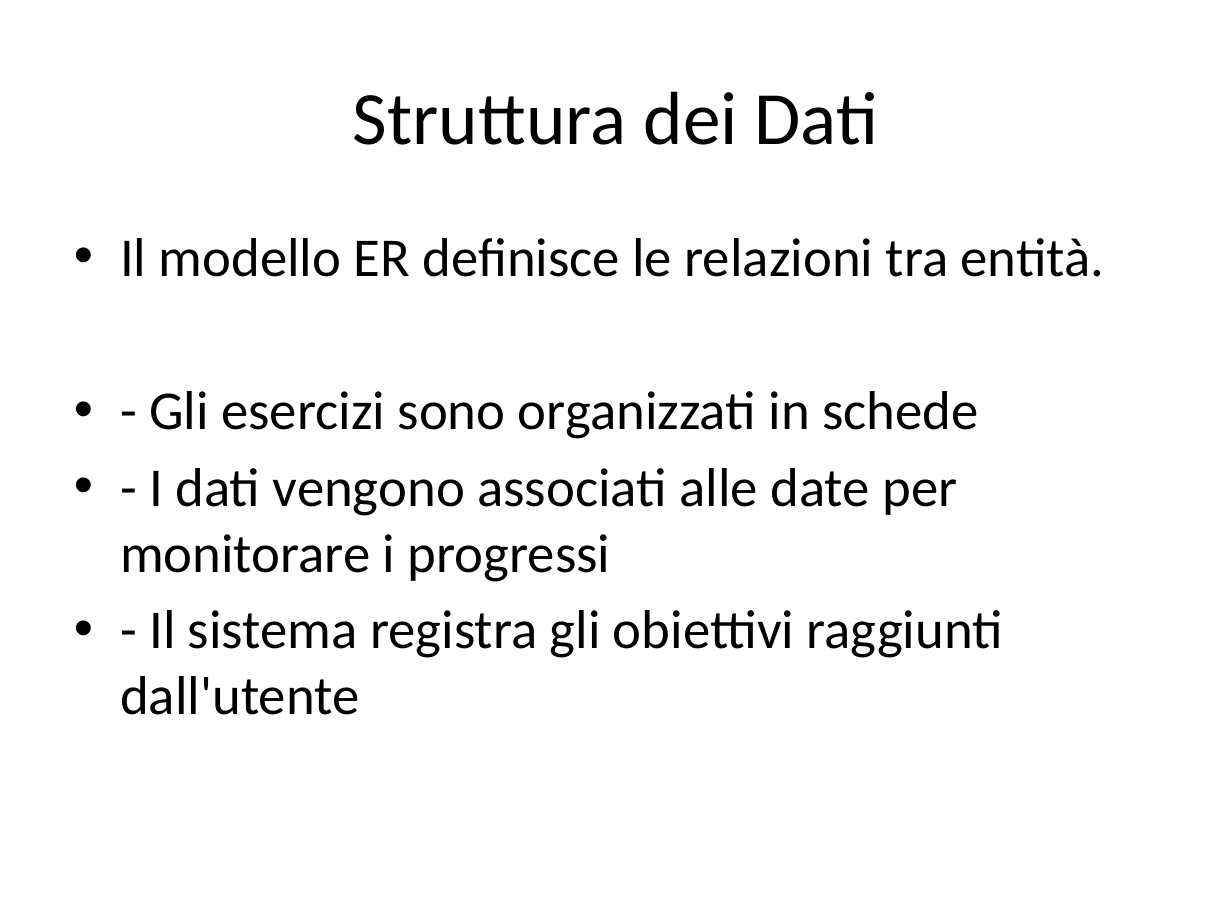
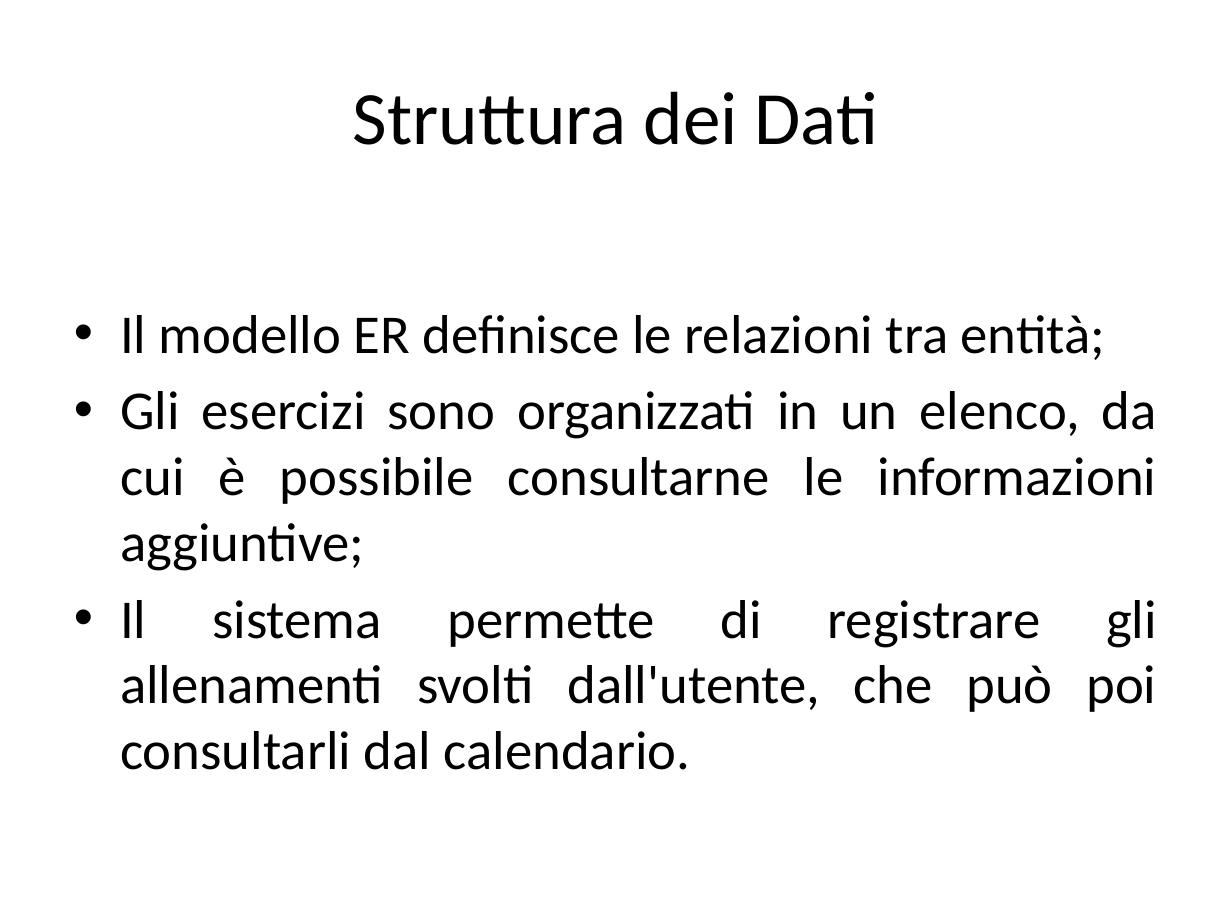
Before and after one commit to matt2005fiore/fit-progression, a slide deck: slide 7 of Tesina&Relazione/Tesina_Presentazione.pptx. Drawn at 1232x924 pixels with LibreOffice and Linux fonts; fonts in the diff are those of the drawing. Boxes give left, top, right and bottom in pixels: in the first picture for what was removed or moved away, otherwise in the second. Text is boxed around its words. In the diff, an @@ line names an element or a change of style, - is before the commit and + after.

```diff
--- a/Tesina&Relazione/Tesina_Presentazione.pptx
+++ b/Tesina&Relazione/Tesina_Presentazione.pptx
@@ text at [120,315,1157,770]: text changed @@
-• Il modello ER definisce le relazioni tra entità.
-• - Gli esercizi sono organizzati in schede
-• - I dati vengono associati alle date per monitorare i progressi
-• - Il sistema registra gli obiettivi raggiunti dall'utente
+• Il modello ER definisce le relazioni tra entità;
+• Gli esercizi sono organizzati in un elenco, da cui è possibile consultarne le informazioni aggiuntive;
+• Il sistema permette di registrare gli allenamenti svolti dall'utente, che può poi consultarli dal calendario.
```
Also in this commit, not shown: 7 other slides changed, 2 slides added.
